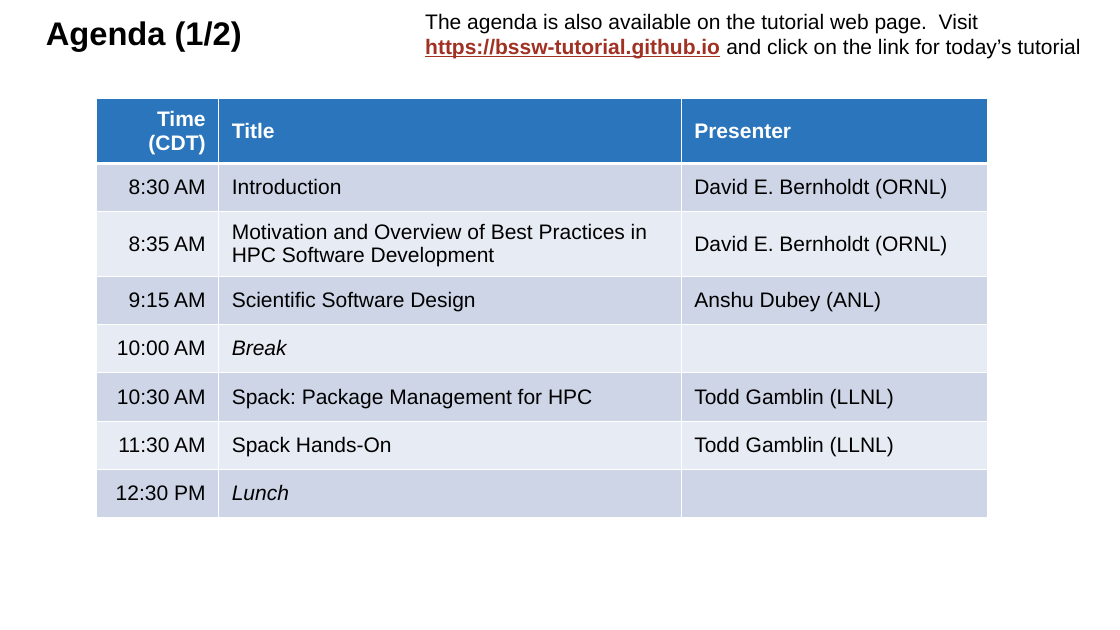
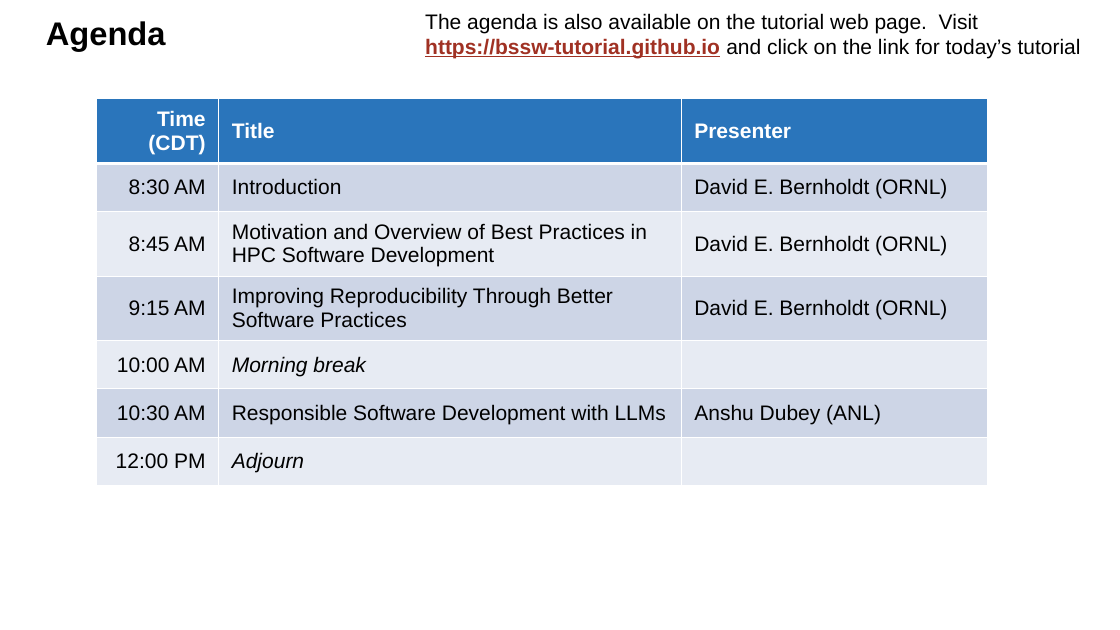
Before and after one commit to bssw-tutorial/presentations, a slide deck: slide 9 of intro.pptx. Drawn at 1120x630 pixels with LibreOffice and Linux fonts; fonts in the diff are those of the drawing. Boxes give left, top, right and bottom in pixels: in the first picture for what was removed or moved away, otherwise in the second. Text is boxed around its words. In the diff, an @@ line names an element or a change of style, - is before the commit and + after.

```diff
--- a/intro.pptx
+++ b/intro.pptx
@@ title at [46, 21, 166, 51]: text changed @@
-Agenda (1/2)
+Agenda
@@ table at [97, 99, 986, 497] @@
-row 3: 8:35 AM | Motivation and Overview of Best Practices in HPC Software Development | David E. Bernholdt (ORNL)
-row 4: 9:15 AM | Scientific Software Design | Anshu Dubey (ANL)
-row 5: 10:00 AM | Break | 
-row 6: 10:30 AM | Spack: Package Management for HPC | Todd Gamblin (LLNL)
-row 7: 11:30 AM | Spack Hands-On | Todd Gamblin (LLNL)
-row 8: 12:30 PM | Lunch | 
+row 3: 8:45 AM | Motivation and Overview of Best Practices in HPC Software Development | David E. Bernholdt (ORNL)
+row 4: 9:15 AM | Improving Reproducibility Through Better Software Practices | David E. Bernholdt (ORNL)
+row 5: 10:00 AM | Morning break | 
+row 6: 10:30 AM | Responsible Software Development with LLMs | Anshu Dubey (ANL)
+row 7: 12:00 PM | Adjourn | 
```
Also in this commit, not shown: 4 other slides changed, 1 slide removed.
